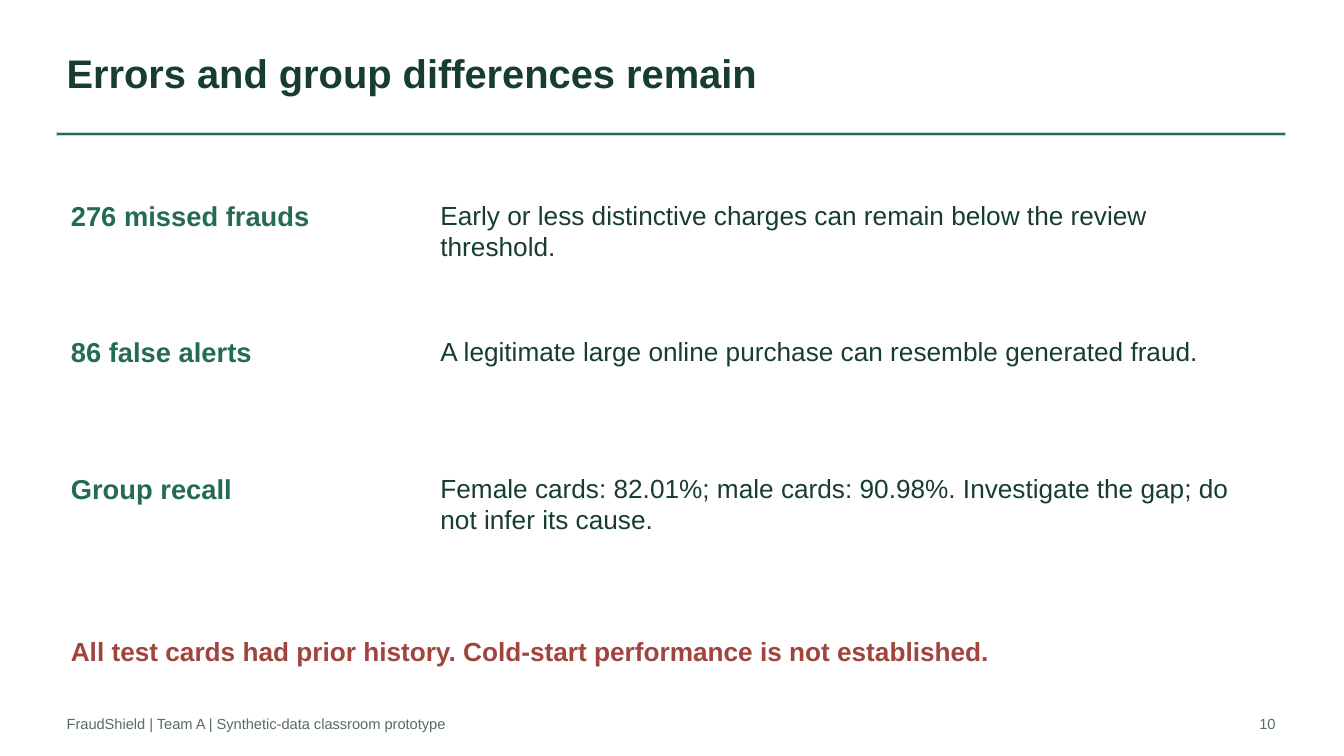
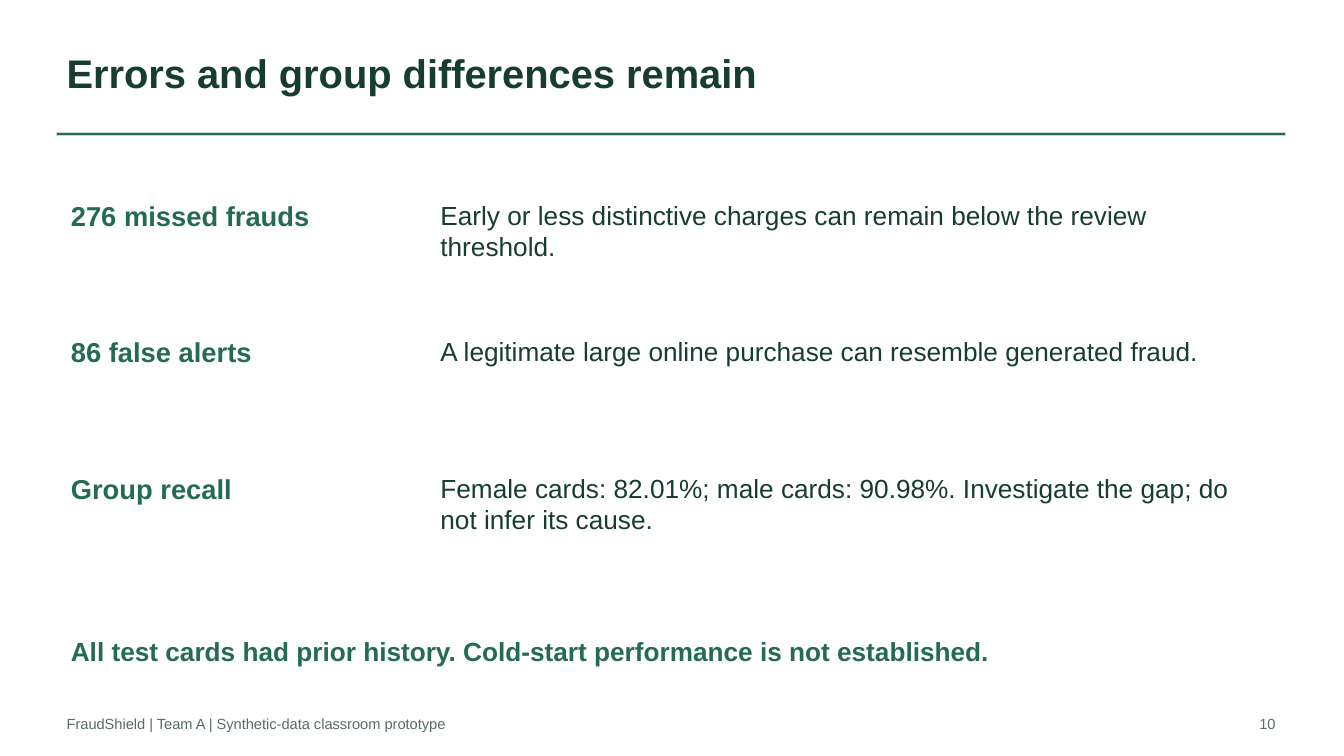
Before and after one commit to MCDR-Code/CAI2820C_FraudShield, a slide deck: slide 10 of Final_Demo/Presentation/FraudShield_Final_Presentation.pptx. Drawn at 1344x756 pixels with LibreOffice and Linux fonts; fonts in the diff are those of the drawing. Boxes give left, top, right and bottom in pixels: in the first picture for what was removed or moved away, otherwise in the second. Text is boxed around its words. In the diff, an @@ line names an element or a change of style, - is before the commit and + after.

Commit message:
Add files via upload
Describe history-feature gain and limits in final presentation.

```diff
--- a/Final_Demo/Presentation/FraudShield_Final_Presentation.pptx
+++ b/Final_Demo/Presentation/FraudShield_Final_Presentation.pptx
@@ text "All test cards had prior ..." at <box>71,642,988,666</box>: text colour #A0443D to #236B52 @@
```
Also in this commit, not shown: 3 other slides changed.
